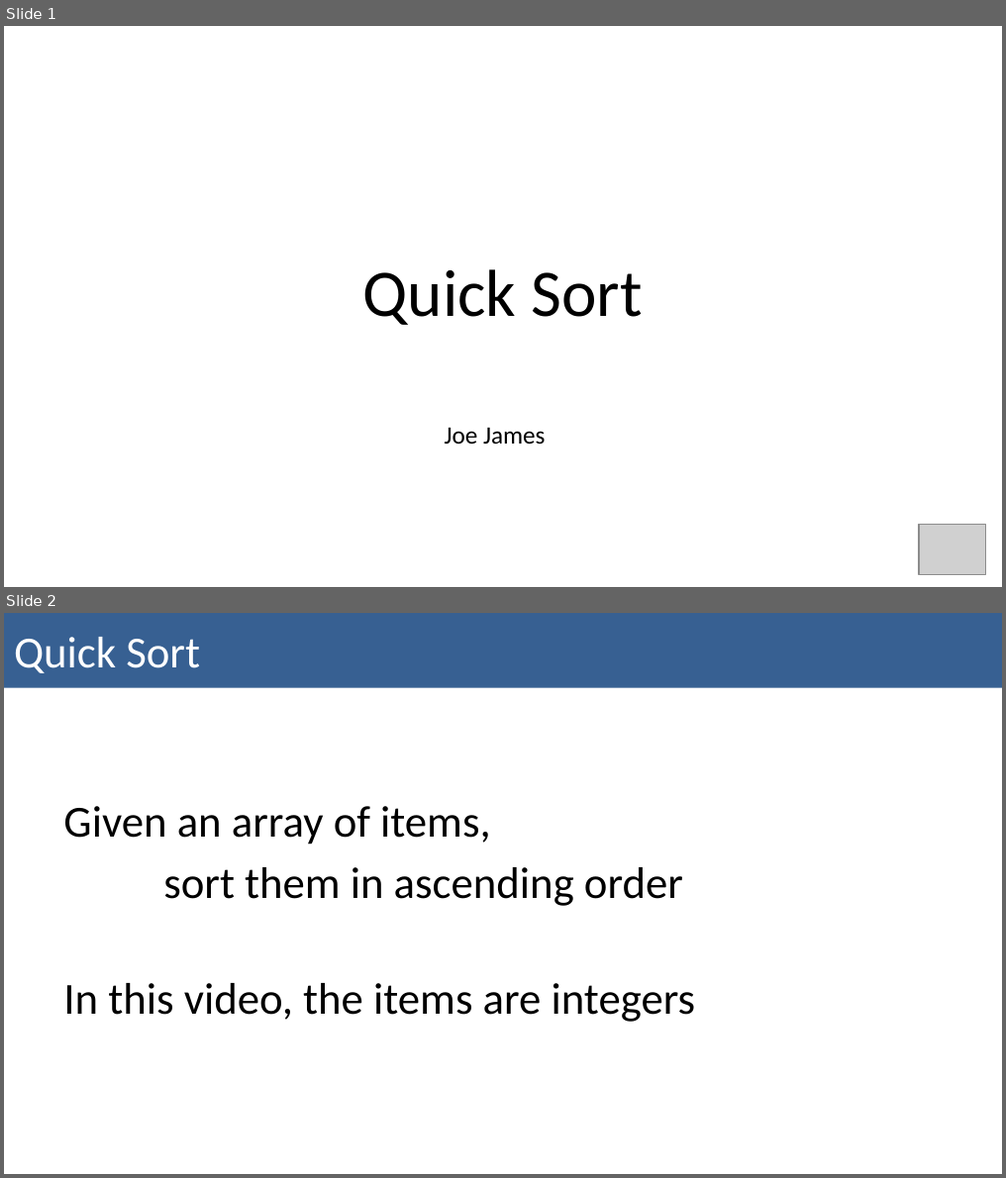
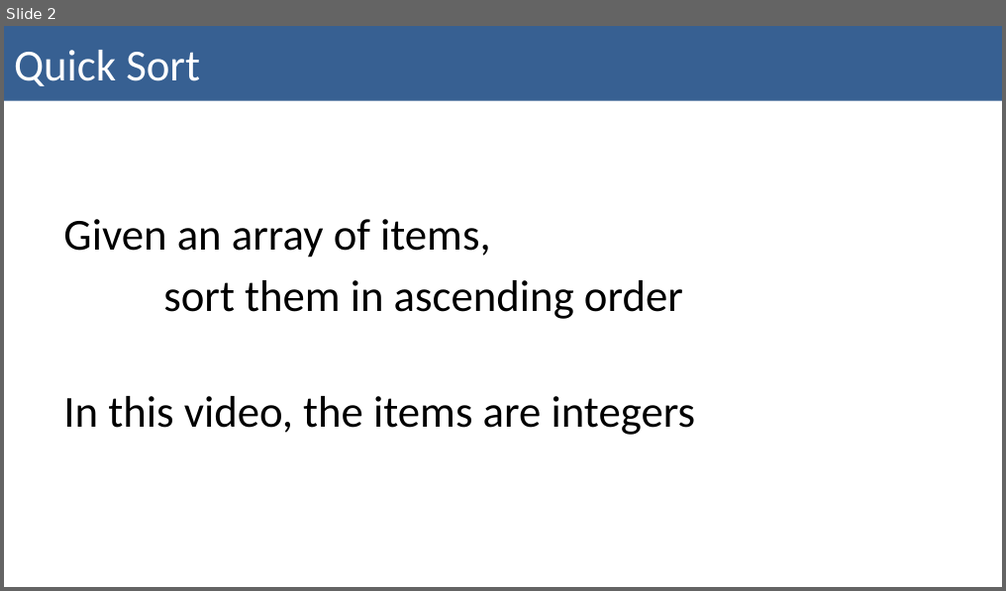
Before and after one commit to cogent-demon/UsefulUtensils, a slide deck: Quick Sort.pptx. Shown one above the other, each under a label of ours: slides 1 and 2 before the commit, slide 2 after it. The pictures are 1006x1178 and 1006x591 pixels, drawn with LibreOffice and Linux fonts; fonts in the diff are those of the drawing; grey boxes stand for pictures. Boxes give left, top, right and bottom in pixels: in the first picture for what was removed or moved away, otherwise in the second. Text is boxed around its words. In the diff, an @@ line names an element or a change of style, - is before the commit and + after.

```diff
--- a/Quick Sort.pptx
+++ b/Quick Sort.pptx
@@ slide 1 removed at <box>4,26,1002,587</box>, background #FFFFFF @@
@@ title removed at <box>363,270,643,325</box> @@
-Quick Sort
@@ text removed at <box>445,427,546,445</box> @@
-Joe James
@@ picture removed at <box>919,525,986,574</box> @@
```
Also in this commit, not shown: 1 slide added, 7 other files.
